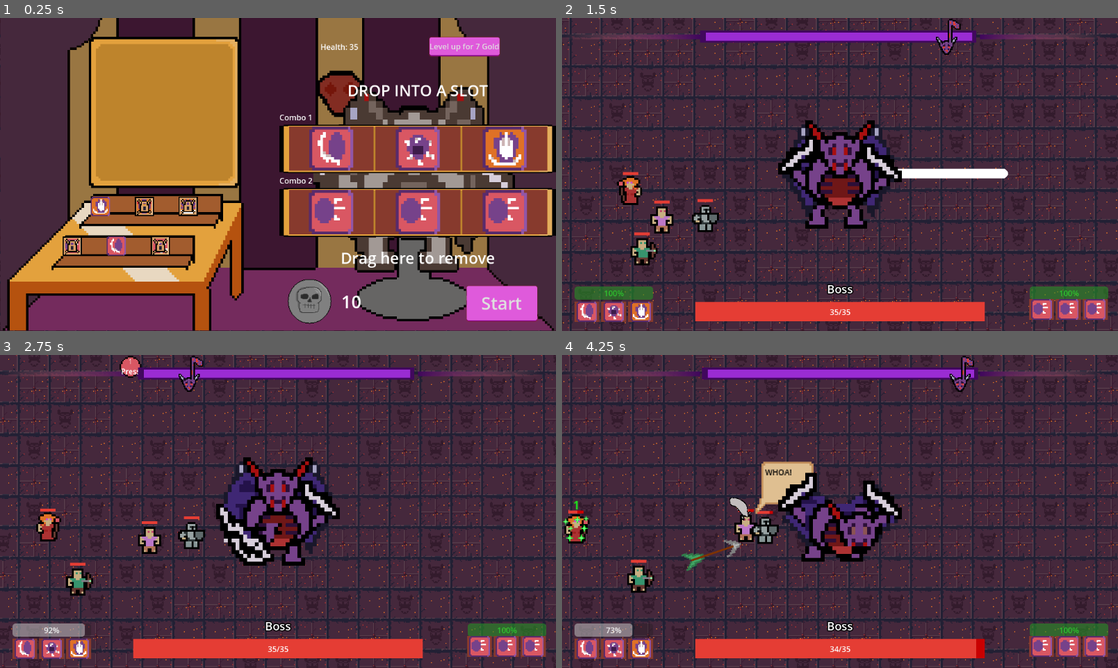
Above: before the commit, frames 1-4 (two rows, left to right).
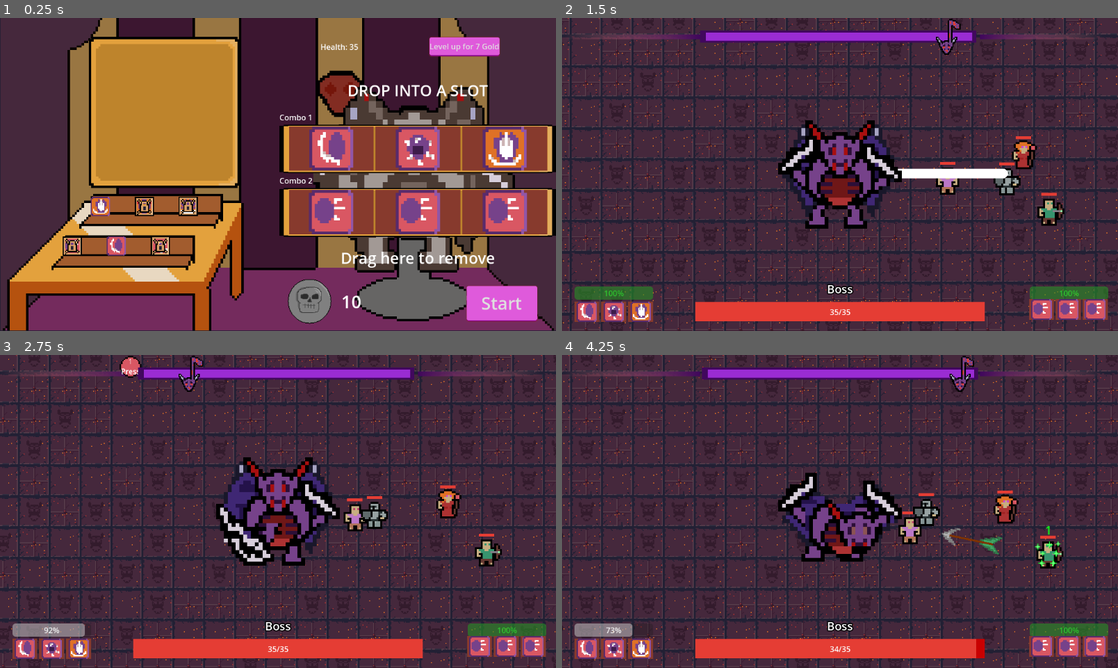
Above: after the commit, the same moments.

Repository: DevFTB/GMTK2023
Game: Godot game, scene res://main.tscn
Two runs of this game, one before a commit and one after it. Both use one fixed random seed, a clock stepped at 60 frames per second and the inputs below.
Inputs (mouse positions are in pixels of both pictures, inside the frame that each line leads up to):
- Up to frame 1 (0.25 s): no input
- Up to frame 2 (1.5 s): click "Start" at 0.5 s; tap Enter at 1.25 s; move the mouse to (962, 158) at 1.27 s; hold D (move_right) from 1.28 s (still down); hold Q (activate_combo_1) from 1.28 s (still down); click (962, 158) at 1.42 s
- Up to frame 3 (2.75 s): release D (move_right) at 2 s; release Q (activate_combo_1) at 2 s; drag from (166, 527) to (250, 574) at 2.02 s
- Up to frame 4 (4.25 s): move the mouse to (895, 442) at 2.77 s; press the mouse at (895, 442) at 2.78 s; hold D (move_right) 2.78-3.5 s; release the mouse at (895, 442) at 3.5 s; drag from (812, 574) to (673, 464) at 3.52 s

The runs differ from the first frame. In frame 1, less than 0.1% of the frame differs, in the area x 0-97%, y 6-100%; in frame 2, 2.5%; in frame 3, 2.6%; in frame 4, 4.1%, in the area x 0-91%, y 34-76%.
Error in both runs: Invalid call. Nonexistent function 'angle' in base 'Nil'. (res://entities/boss/Boss.gd:52)

Commit message:
icons updating

Diff:
--- a/entities/boss/combo/Combo.gd
+++ b/entities/boss/combo/Combo.gd
@@ -1,5 +1,7 @@
 extends Resource
 class_name Combo
+
+signal actions_updated()
 
 # int (index) -> Action
 @export var actions = {}
@@ -14,10 +16,13 @@
 	if index < amount_of_slots and index >= 0:
 		actions[index] = action
 
+	actions_updated.emit()
+
 func unset_action(index: int) -> void:
 	if index < amount_of_slots and index >= 0:
 		actions.erase(index)
 
+	actions_updated.emit()
 
 func generate_beat_action_map():
 	var new_beat_action_map = {}
--- a/entities/boss/combo/ComboLifecycle.gd
+++ b/entities/boss/combo/ComboLifecycle.gd
@@ -152,20 +152,26 @@
 
 	print(rotation)
 	var offset = beat_manager.beat_number + (1 if beat_manager.get_beat_progress() < 0.5 else 2)
-	if combo.actions[0].is_hold_action:
-		offset += 1
-
+
+	var first = true
 	for slot in range(combo.amount_of_slots):
-		var action = combo.actions[slot]
-		var lc
-		if action.is_hold_action:
-			lc = HoldActionLifecycle.new(get_parent(), action, offset)
-
-		else:
-			lc = ActionLifecycle.new(get_parent(), action, offset)
-
-		action_queue.append(lc)
-		offset = lc.end_beat
+		if combo.actions.has(slot):
+			var action = combo.actions[slot]
+
+			if first:
+				if action.is_hold_action:
+					offset += 1
+					first =  false
+
+			var lc
+			if action.is_hold_action:
+				lc = HoldActionLifecycle.new(get_parent(), action, offset)
+
+			else:
+				lc = ActionLifecycle.new(get_parent(), action, offset)
+
+			action_queue.append(lc)
+			offset = lc.end_beat
 
 	active_action = action_queue.pop_front()
 	pass # Replace with function body.
--- a/entities/players/PlayerController.gd
+++ b/entities/players/PlayerController.gd
@@ -316,7 +316,7 @@
 
 
 func get_random_spot_on_world():
-	return Vector2(rng.randf_range(100, 600), rng.randf_range(100, 600))
+	return Vector2(rng.randf_range(200, 600), rng.randf_range(200, 600))
 
 
 func reset(n):
--- a/level/gui/boss/BossUI.gd
+++ b/level/gui/boss/BossUI.gd
@@ -1,7 +1,5 @@
 extends VBoxContainer
 
-
-# Called when the node enters the scene tree for the first time.
 func _ready():
 	pass
 
--- a/level/gui/combo/ComboActionSlot.gd
+++ b/level/gui/combo/ComboActionSlot.gd
@@ -4,10 +4,10 @@
 @export var slot : int
 
 func _ready():
+	combo.actions_updated.connect(update_gui)
 	update_gui()
 
 func _can_drop_data(at_position, data):
-
 	return data["type"] == "new"
 
 func _drop_data(at_position, data):
--- a/main.tscn
+++ b/main.tscn
@@ -568,6 +568,7 @@
 slot = 2
 
 [node name="ActionComboScreenCanvasLayer" type="CanvasLayer" parent="."]
+visible = false
 
 [node name="ActionComboScreen" parent="ActionComboScreenCanvasLayer" instance=ExtResource("22_y1okt")]
 
@@ -610,6 +611,8 @@
 [node name="IdleMusicPlayer" type="AudioStreamPlayer" parent="."]
 stream = ExtResource("31_q1iwg")
 
+[node name="Node" type="Node" parent="."]
+
 [connection signal="boss_died" from="Boss" to="." method="_on_boss_boss_died"]
 [connection signal="boss_health_changed" from="Boss" to="CanvasLayer/GUI/MarginContainer/BossUI" method="_on_boss_boss_health_changed"]
 [connection signal="boss_name_changed" from="Boss" to="CanvasLayer/GUI/MarginContainer/BossUI" method="_on_boss_boss_name_changed"]
--- a/scripts/Main.gd
+++ b/scripts/Main.gd
@@ -11,7 +11,11 @@
 
 # Called when the node enters the scene tree for the first time.
 func _ready():
-	enter_level(level)
+	$PlayerController.clear_players()
+	$Boss.set_process(false)
+	#enter_level(level)
+	enter_shop()
+	pass
 
 
 func enter_level(n):
Not shown: 1 places in main.tscn that only renumber resources
